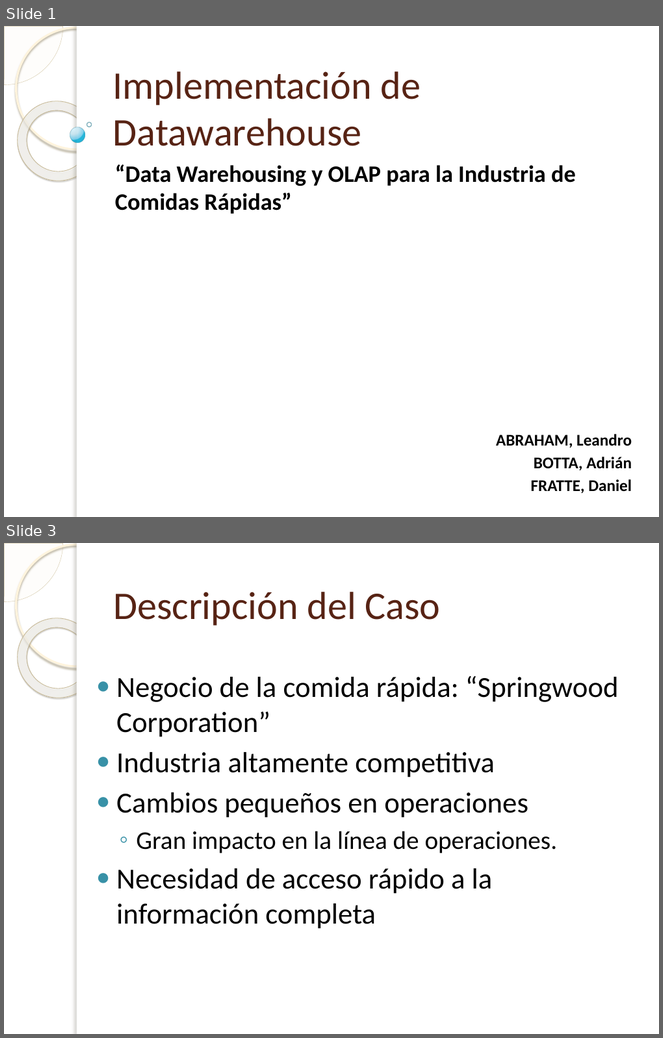
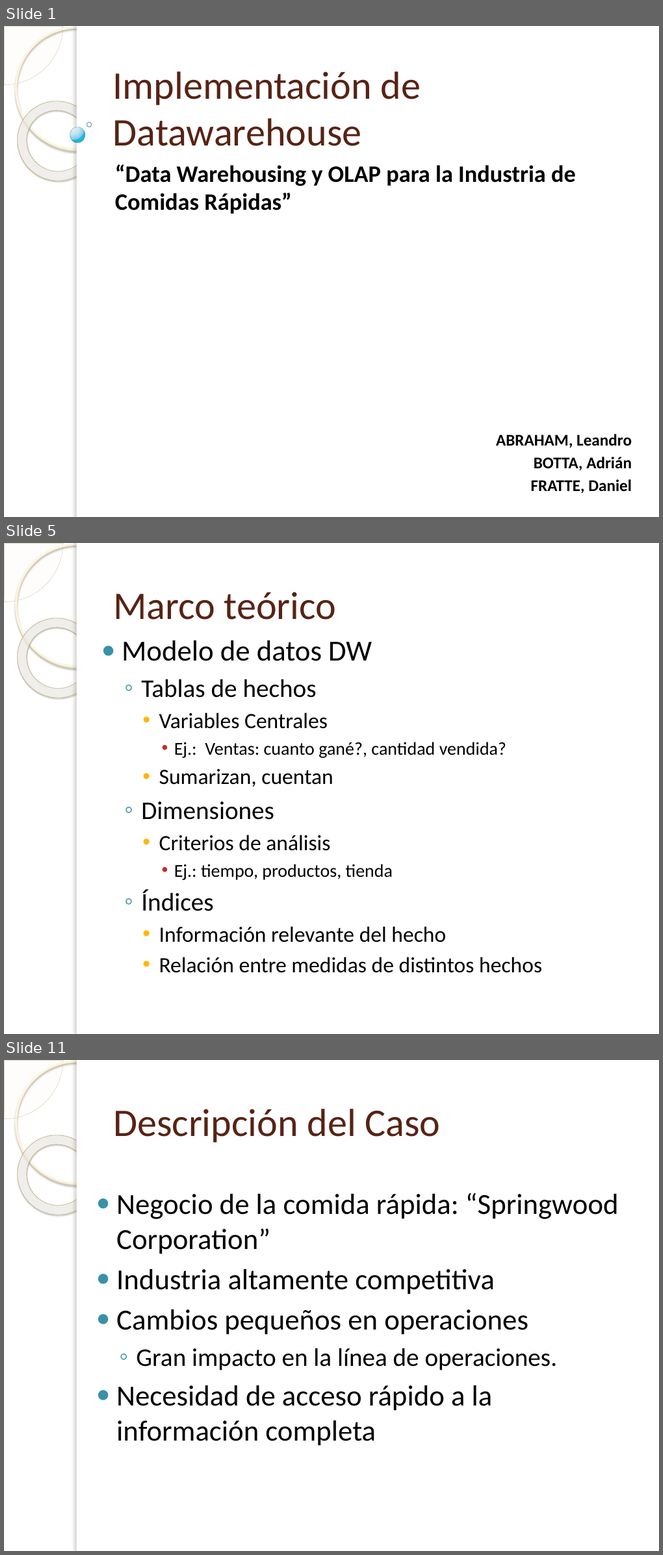
Before and after one commit to gsenergin/hydro2011, a slide deck: [SG2]/Informe FINAL/Presentacion-Abraham-Botta-FratteV2.0.pptx. Shown one above the other, each under a label of ours: slides 1 and 3 before the commit, slides 1, 5 and 11 after it; the slides between them are not shown. The pictures are 663x1038 and 663x1555 pixels, drawn with LibreOffice and Linux fonts; fonts in the diff are those of the drawing; background and template pictures are left out. Boxes give left, top, right and bottom in pixels: in the first picture for what was removed or moved away, otherwise in the second. Text is boxed around its words. In the diff, an @@ line names an element or a change of style, - is before the commit and + after.

```diff
--- a/[SG2]/Informe FINAL/Presentacion-Abraham-Botta-FratteV2.0.pptx
+++ b/[SG2]/Informe FINAL/Presentacion-Abraham-Botta-FratteV2.0.pptx
@@ slide 5 added at <box>4,543,659,1034</box>, background picture (left out); not listed: 5 template elements that a slide beside it also shows @@
@@ title added at <box>113,592,337,620</box>, 43 pt, text #572314 @@
+Marco teórico
@@ text added at <box>122,641,542,973</box>, 24 pt, text #000000 @@
+● Modelo de datos DW
+  ◦ Tablas de hechos
+    • Variables Centrales
+      • Ej.: Ventas: cuanto gané?, cantidad vendida?
+    • Sumarizan, cuentan
+  ◦ Dimensiones
+    • Criterios de análisis
+      • Ej.: tiempo, productos, tienda
+  ◦ Índices
+    • Información relevante del hecho
+    • Relación entre medidas de distintos hechos
@@ what was slide 3 is now slide 11 @@
```
Also in this commit, not shown: 11 slides changed, 10 other slides added, 1 other file.
